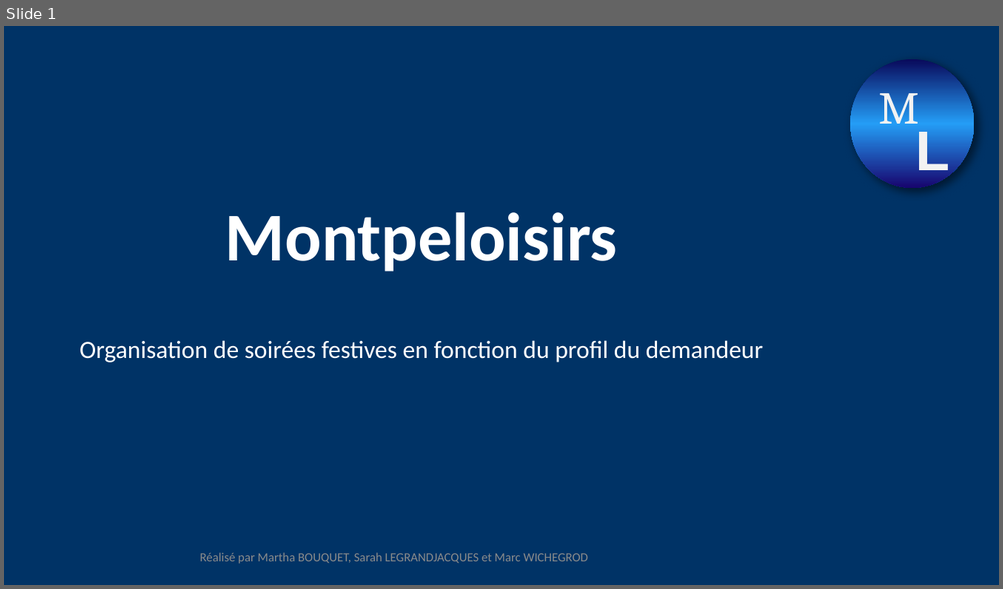
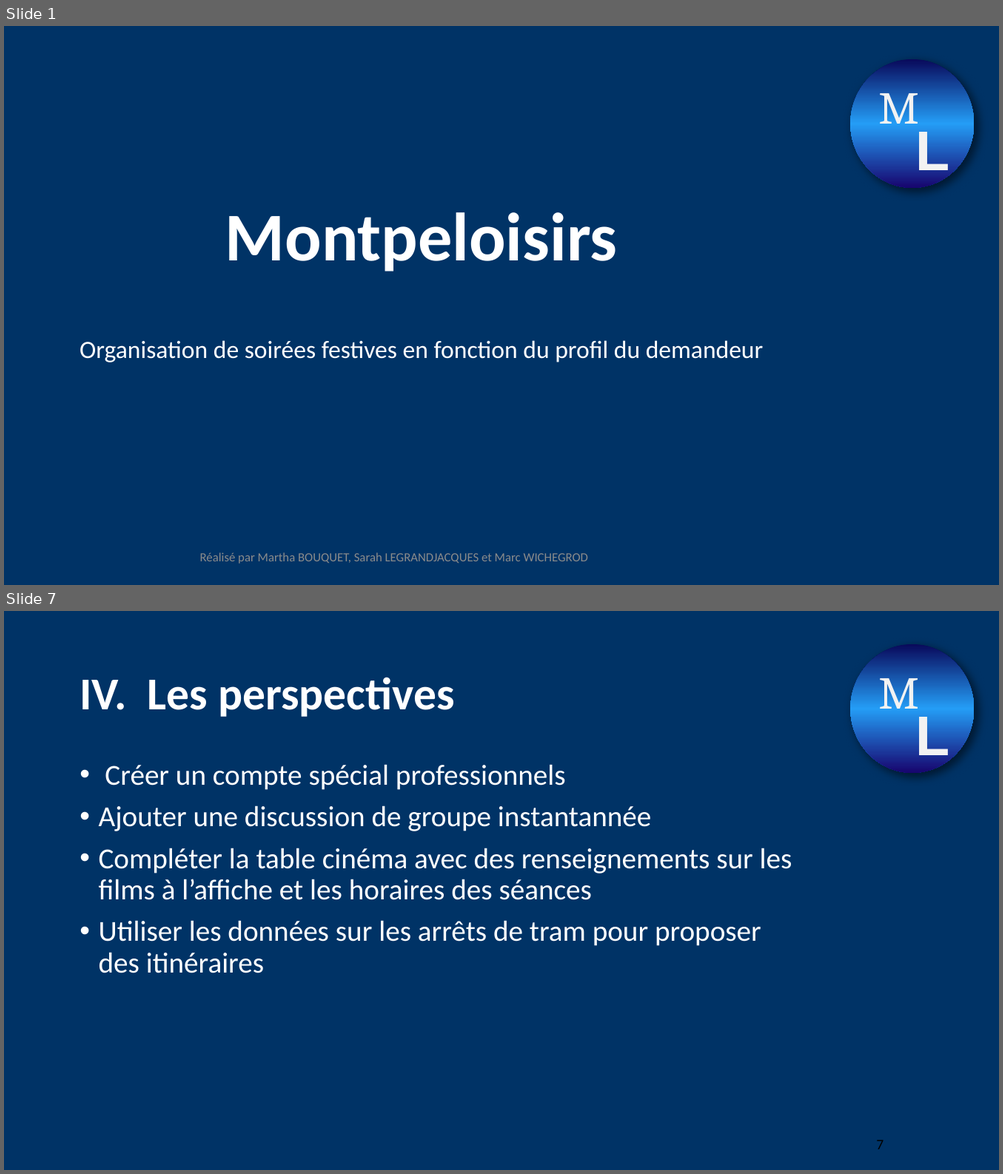
Before and after one commit to marc-wichegrod/montpeloisirs, a slide deck: Nouveau Présentation Microsoft PowerPoint.pptx. Shown one above the other, each under a label of ours: slide 1 before the commit, slides 1 and 7 after it; the slides between them are not shown. The pictures are 1003x589 and 1003x1174 pixels, drawn with LibreOffice and Linux fonts; fonts in the diff are those of the drawing; background and template pictures are left out. Boxes give left, top, right and bottom in pixels: in the first picture for what was removed or moved away, otherwise in the second. Text is boxed around its words. In the diff, an @@ line names an element or a change of style, - is before the commit and + after.

```diff
--- a/Nouveau Présentation Microsoft PowerPoint.pptx
+++ b/Nouveau Présentation Microsoft PowerPoint.pptx
@@ slide 7 added at [4, 611, 999, 1170], background #003366; not listed: 3 template elements that a slide beside it also shows @@
@@ title added at [79, 677, 454, 717], 44 pt, text #FFFFFF, bold @@
+IV. Les perspectives
@@ text added at [99, 764, 792, 974], 28 pt, text #FFFFFF @@
+• Créer un compte spécial professionnels
+• Ajouter une discussion de groupe instantannée
+• Compléter la table cinéma avec des renseignements sur les films à l’affiche et les horaires des séances
+• Utiliser les données sur les arrêts de tram pour proposer des itinéraires
@@ page number added at [876, 1140, 883, 1150], 14 pt, text #000000 @@
+7
```
Also in this commit, not shown: 6 other slides added, 4 slides removed.
